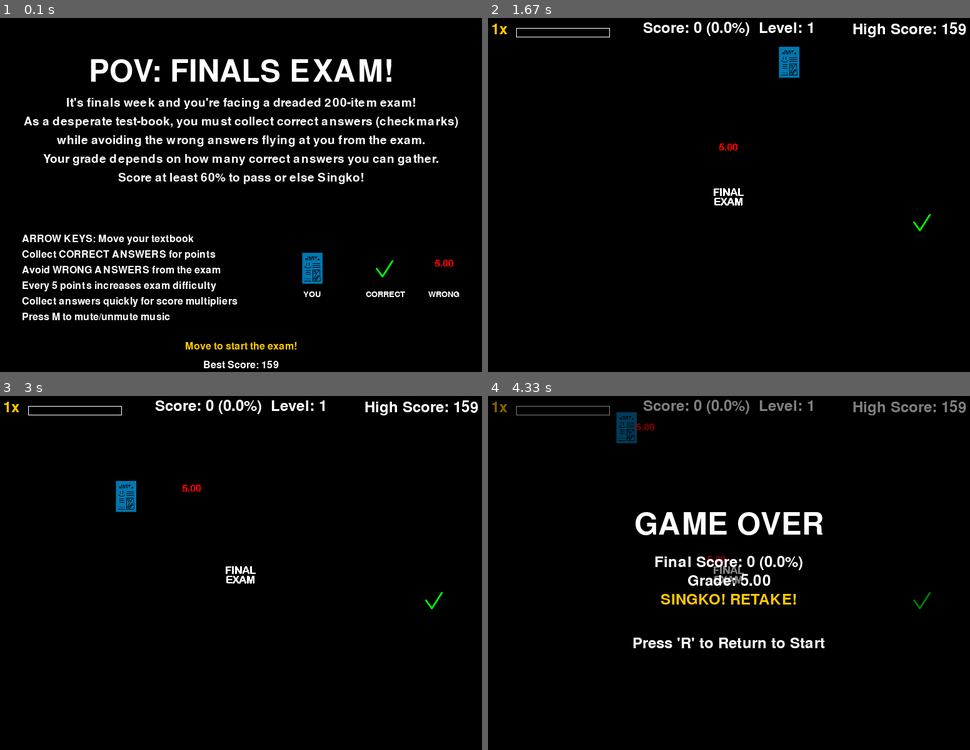
Above: before the commit, frames 1-4 (two rows, left to right).
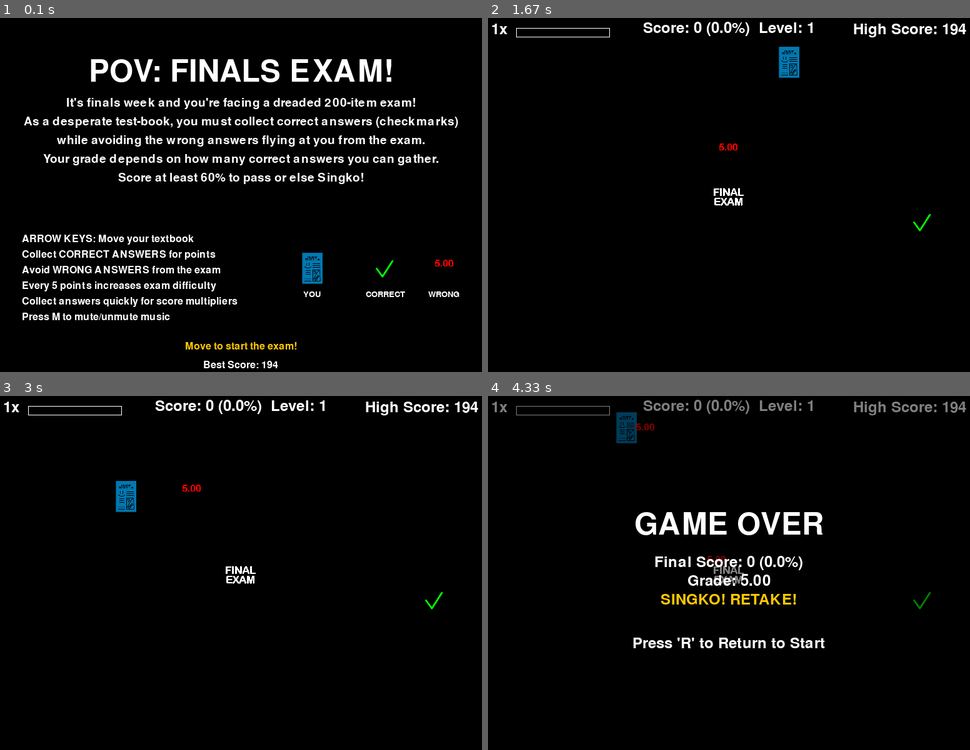
Above: after the commit, the same moments.

Repository: ThatDott/The-Last-Bluebook
Game: pygame game, started from POVFinals.py
The game is run twice, just before and just after one commit, with the same random seed, the same clock (stepped at 60 frames per second) and the same inputs.
Inputs:
- Up to frame 1 (0.1 s): no input
- Up to frame 2 (1.67 s): hold Right 0.33-0.8 s; hold Up 0.83-1.13 s; hold Right 1.17-1.63 s
- Up to frame 3 (3 s): hold Left 1.67-2.2 s; hold Down 2.23-2.53 s; hold Left 2.57-2.97 s
- Up to frame 4 (4.33 s): hold Up 3-3.37 s; hold Right 3.4-4.03 s

The runs differ from the first frame. In frame 1, less than 0.1% of the frame differs, in the area x 55-58%, y 96-99%; in frame 2, 0.3%, in the area x 0-100%, y 1-6%; in frame 3, 0.3%; in frame 4, 0.3%.

Commit message:
feat: Added new game over sfx, also added color variation for score multiplier bar

Diff:
--- a/POVFinals.py
+++ b/POVFinals.py
@@ -123,14 +123,19 @@
 
 # Create sound files if they don't exist
 try:
-    # Game over sound
-    game_over_sound = pygame.mixer.Sound(os.path.join(sounds_dir, "game_over.mp3"))
+    # Game over sounds - just two variants
+    game_over_fail_sound = pygame.mixer.Sound(os.path.join(sounds_dir, "game_over_fail.mp3"))  # For 5.00 and 4.00
+    game_over_pass_sound = pygame.mixer.Sound(os.path.join(sounds_dir, "game_over_pass.mp3"))  # For 3.00 and better
+
+    # Fallback game over sound
+    fallback_game_over_sound = pygame.mixer.Sound(os.path.join(sounds_dir, "game_over.wav"))
+
     # Point gain sound
-    point_sound = pygame.mixer.Sound(os.path.join(sounds_dir, "point.wav"))
+    point_sound = pygame.mixer.Sound(os.path.join(sounds_dir, "point.mp3"))
     # Level up sound
     level_up_sound = pygame.mixer.Sound(os.path.join(sounds_dir, "level_up.mp3"))
     # Projectile launch sound
-    projectile_sound = pygame.mixer.Sound(os.path.join(sounds_dir, "projectile.wav"))
+    projectile_sound = pygame.mixer.Sound(os.path.join(sounds_dir, "projectile.mp3"))
 
     # Background music
     background_music_path = os.path.join(sounds_dir, "background_music.mp3")
@@ -143,7 +148,9 @@
 except Exception as e:
     print(f"Error loading sound files: {e}")
     # Create silent sounds as fallback
-    game_over_sound = pygame.mixer.Sound(buffer=bytes([0]))
+    fallback_game_over_sound = pygame.mixer.Sound(buffer=bytes([0]))
+    game_over_fail_sound = pygame.mixer.Sound(buffer=bytes([0]))
+    game_over_pass_sound = pygame.mixer.Sound(buffer=bytes([0]))
     point_sound = pygame.mixer.Sound(buffer=bytes([0]))
     level_up_sound = pygame.mixer.Sound(buffer=bytes([0]))
     projectile_sound = pygame.mixer.Sound(buffer=bytes([0]))
@@ -557,7 +564,21 @@
             # Check for collision with player
             if projectiles[i].check_collision(player.rect):
                 game_state = STATE_GAME_OVER
-                game_over_sound.play()  # Play game over sound
+
+                # Play appropriate game over sound based on score/grade
+                percentage = min(100, (score / 200) * 100)
+
+                # Just two sound effects - one for failing grades, one for passing grades
+                if percentage >= 60:  # 3.00 and better (passing)
+                    try:
+                        game_over_pass_sound.play()
+                    except:
+                        fallback_game_over_sound.play()
+                else:  # 4.00 and 5.00 (failing or conditional)
+                    try:
+                        game_over_fail_sound.play()
+                    except:
+                        fallback_game_over_sound.play()
 
                 # Update high score if needed
                 global high_score
@@ -650,9 +671,21 @@
 
 def draw_multiplier_bar():
     """Draw the multiplier timer bar and current multiplier"""
-    # Always draw multiplier text, even at 1x
+    # Get multiplier color based on level
+    if score_multiplier == 1:
+        multiplier_color = WHITE  # Lowest multiplier (1x)
+    elif score_multiplier == 2:
+        multiplier_color = GREEN  # 2x multiplier
+    elif score_multiplier == 3:
+        multiplier_color = BLUE   # 3x multiplier
+    elif score_multiplier == 4:
+        multiplier_color = ORANGE # 4x multiplier
+    else:
+        multiplier_color = PURPLE # Highest multiplier (5x)
+
+    # Always draw multiplier text with color based on level
     font = pygame.font.SysFont(None, 36)
-    multiplier_text = font.render(f"{score_multiplier}x", True, YELLOW)
+    multiplier_text = font.render(f"{score_multiplier}x", True, multiplier_color)
     multiplier_rect = multiplier_text.get_rect(topleft=(20, 20))
     screen.blit(multiplier_text, multiplier_rect)
 
@@ -667,7 +700,7 @@
     if score_multiplier > 1:
         fill_width = int((multiplier_timer / multiplier_duration) * bar_width)
         if fill_width > 0:
-            pygame.draw.rect(screen, YELLOW, (bar_x, bar_y, fill_width, bar_height))
+            pygame.draw.rect(screen, multiplier_color, (bar_x, bar_y, fill_width, bar_height))
 
 def draw_game():
     """Draw the game screen"""
--- a/highscore.json
+++ b/highscore.json
@@ -1 +1 @@
-{"high_score": 159}
+{"high_score": 194}
Not shown, added: sounds/game_over_fail.mp3
Not shown, added: sounds/game_over_pass.mp3
Not shown, added: sounds/point.mp3
Not shown, added: sounds/projectile.mp3
